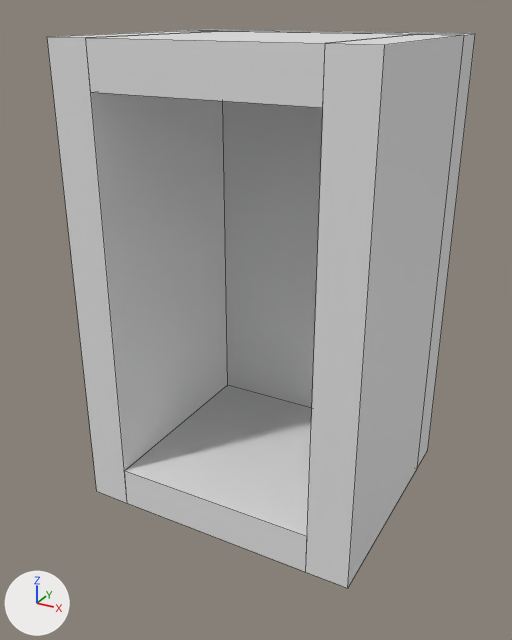
One commit to the Blender file Blender_Models/Koelkast.blend: the scene before it, then after it.
One viewpoint serves both versions: a 50 mm lens placed at (2.97, -5.52, 4.41), pointed at (0.09, -0.26, 1.78). The axes (+X, +Y, +Z) are drawn at lower left. The lights are the same throughout. Mesh edges are drawn as thin lines.

The older version as bpy lines, for what is in view:
```python
me_cube_003 = bpy.data.meshes.new('Cube.003')
me_cube_003.from_pydata(...)  # a box spanning x -1.0..1.0, y -1.0..1.0, z -1.0..1.0
me_cube_004 = bpy.data.meshes.new('Cube.004')
me_cube_004.from_pydata(...)  # a box spanning x -1.0..1.0, y -1.0..1.0, z -1.0..1.0
me_cube_005 = bpy.data.meshes.new('Cube.005')
me_cube_005.from_pydata(...)  # a box spanning x -1.0..1.0, y -1.0..1.0, z -1.0..1.0
ob_cube_001 = bpy.data.objects.new('Cube.001', me_cube_003)
ob_cube_001.location = (-1.2, 0.0, 2.0)
ob_cube_001.scale = (0.2, 1.0, 2.2)
ob_cube_002 = bpy.data.objects.new('Cube.002', me_cube_004)
ob_cube_002.location = (0.0, 1.2, 2.0)
ob_cube_002.rotation_euler = (0.0, 0.0, 1.571)  # degrees (0, 0, 90)
ob_cube_002.scale = (0.2, 1.4, 2.2)
ob_cube_003 = bpy.data.objects.new('Cube.003', me_cube_005)
ob_cube_003.location = (1.2, 0.0, 2.0)
ob_cube_003.scale = (0.2, 1.0, 2.2)
# also in view: 'Cube' at (0.0, 0.0, 4.0); 'Cube.004' at (0.0, 0.0, 0.0)
```
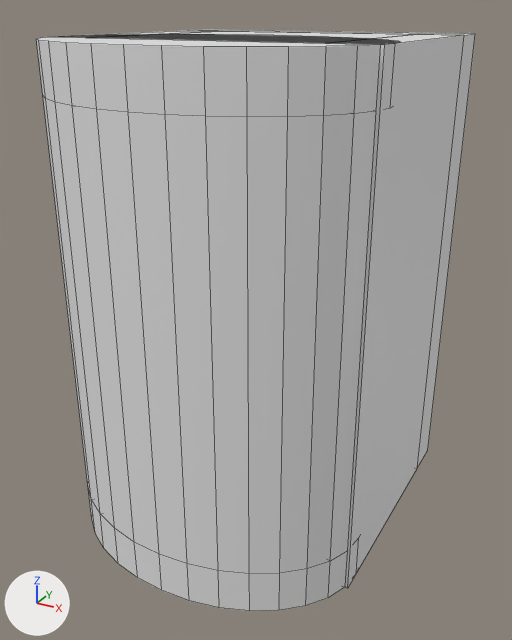
Commit message: Update Koelkast

Boxes (x1, y1, x2, y2) around the edits, measured in the pictures (512 x 640 px):
'Cylinder', added
    after: (43, 96, 376, 574)
'Roof_Cylinder', added
    after: (36, 34, 400, 117)
'Floor_Cylinder', added
    after: (88, 488, 347, 611)
'Cube.001', unchanged, covered by the edit
    before: (47, 31, 228, 503)
    after: (55, 31, 213, 38)
'Cube.002', unchanged, covered by the edit
    both: (189, 30, 475, 468)
'Cube.004', unchanged, covered by the edit
    before: (125, 385, 312, 572)
'Cube', unchanged, covered by the edit
    before: (86, 31, 416, 108)
    after: (92, 31, 416, 43)

Patch to the scene script:
```diff
--- a/Blender_Models/Koelkast.blend.py
+++ b/Blender_Models/Koelkast.blend.py
@@ me_cylinder_004 @@
+me_cylinder_004.from_pydata(...)  # a 32-sided cylinder along z spanning x -1.0..1.0, y -1.0..1.0, z -1.0..1.0
@@ me_cylinder_005 @@
+me_cylinder_005.from_pydata(...)  # 61 vertices, 54 faces; spans x -0.98..0.98, y -1.0..0.71, z -1.0..1.0
@@ ob_floor_cylinder @@
+ob_floor_cylinder = bpy.data.objects.new('Floor_Cylinder', me_cylinder_004)
+ob_floor_cylinder.location = (0.0, -0.8, 0.0)
+ob_floor_cylinder.scale = (1.4, 1.0, 0.2)
@@ ob_roof_cylinder @@
+ob_roof_cylinder = bpy.data.objects.new('Roof_Cylinder', me_cylinder_004.copy())
+ob_roof_cylinder.location = (0.0, -0.8, 4.0)
+ob_roof_cylinder.scale = (1.4, 1.0, 0.2)
@@ ob_cylinder @@
+ob_cylinder = bpy.data.objects.new('Cylinder', me_cylinder_005)
+ob_cylinder.location = (0.0, -0.8, 2.0)
+ob_cylinder.scale = (1.4, 1.0, 1.8)
```
